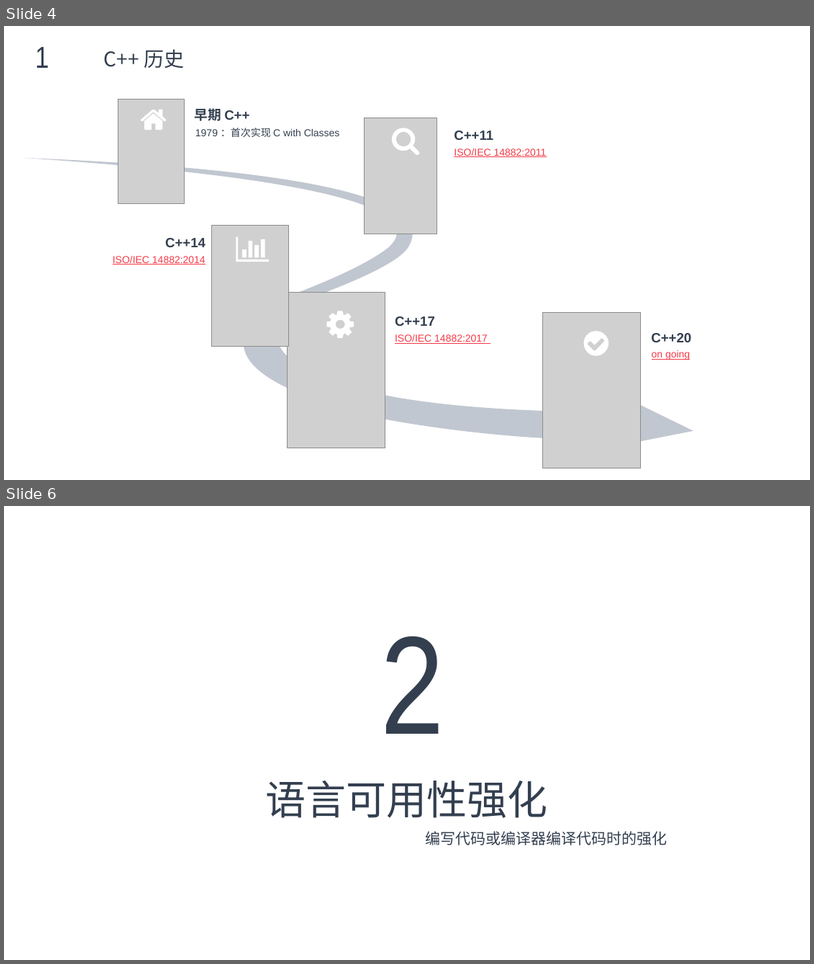
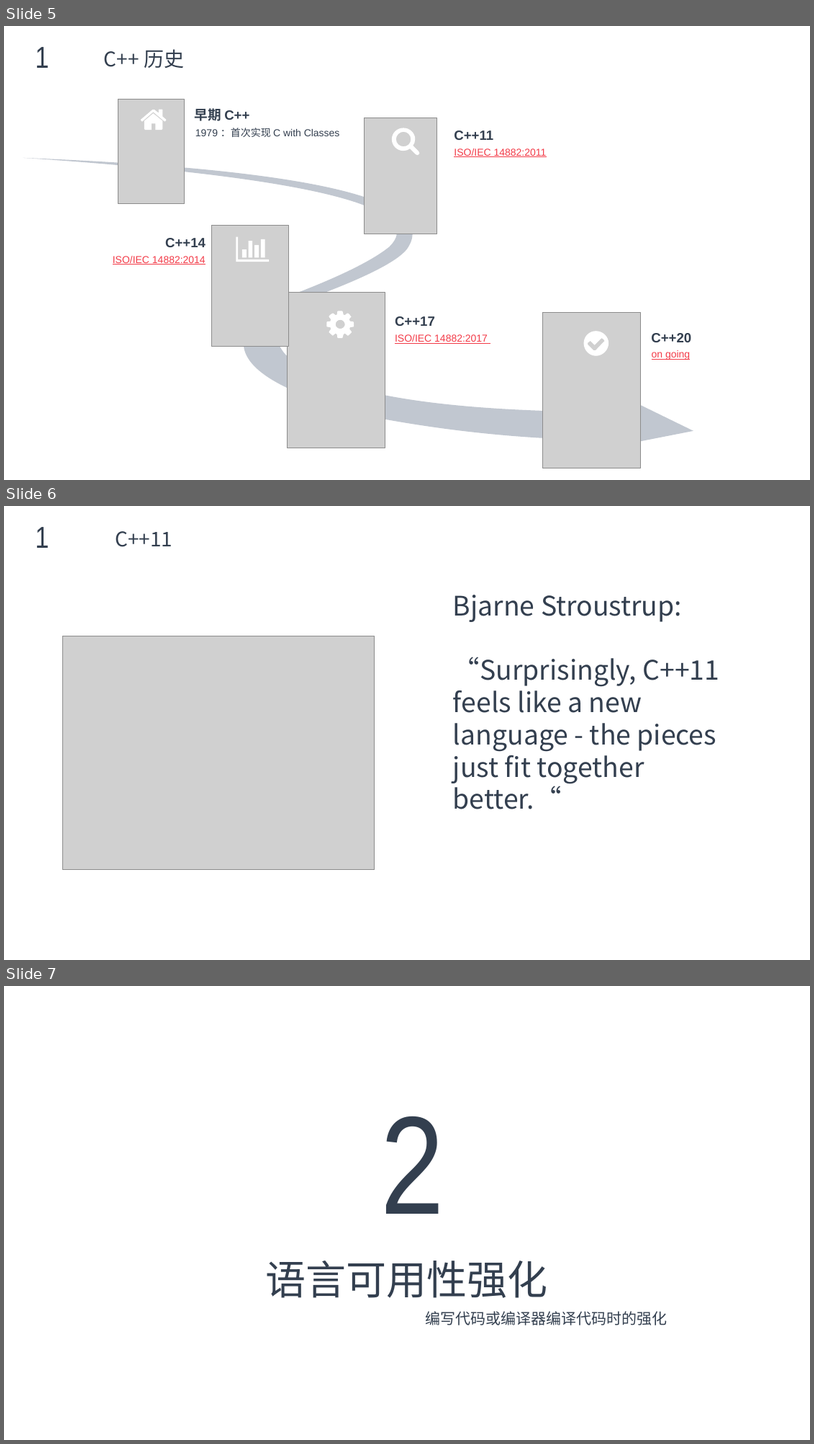
Before and after one commit to max4sharing/modern_cpp, a slide deck: C++11.pptx. Shown one above the other, each under a label of ours: slides 4 and 6 before the commit, slides 5, 6 and 7 after it; the slides between them are not shown. The pictures are 814x964 and 814x1444 pixels, drawn with LibreOffice and Linux fonts; fonts in the diff are those of the drawing; grey boxes stand for pictures; background and template pictures are left out. Boxes give left, top, right and bottom in pixels: in the first picture for what was removed or moved away, otherwise in the second. Text is boxed around its words. In the diff, an @@ line names an element or a change of style, - is before the commit and + after.

```diff
--- a/C++11.pptx
+++ b/C++11.pptx
@@ slide 6 added at (4,506,810,960), background picture (left out) @@
@@ text added at (35,527,49,548), 36 pt, text #333F4F @@
+1
@@ text added at (115,531,172,547), 24 pt, text #333F4F @@
+C++11
@@ text added at (453,595,720,809), 32 pt, text #333F4F @@
+Bjarne Stroustrup:
+“Surprisingly, C++11 feels like a new language - the pieces just fit together better.“
@@ picture added at (63,636,375,870) @@
@@ what was slide 4 is now slide 5 @@
@@ what was slide 6 is now slide 7 @@
```
Also in this commit, not shown: 3 slides changed, 11 other slides added, 1 slide removed, 1 other file.
